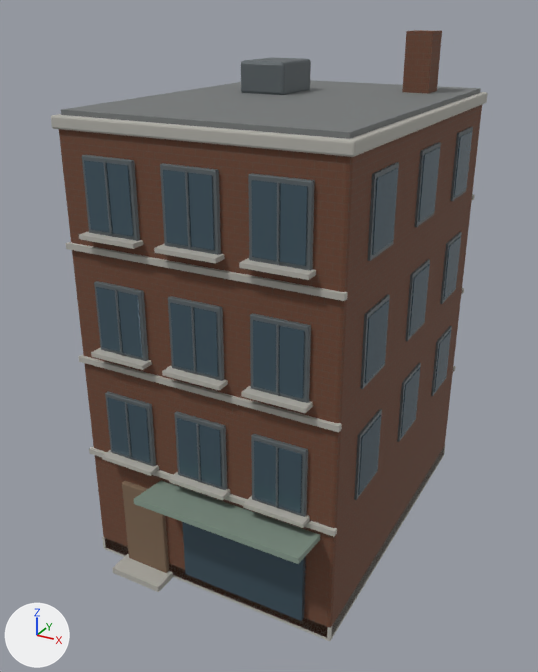
Renders of the glTF model assets/pilot/brick-shop.glb from each side of a commit.
Before and after are seen from a camera (50 mm lens) standing at (7.48, -14.75, 11.95) and looking at (-0.31, -0.61, 4.88). Arrows for +X, +Y and +Z are at lower left; the lights stay in place. The first picture is the older version.

Names of what the first picture shows: 'brick-shop'.
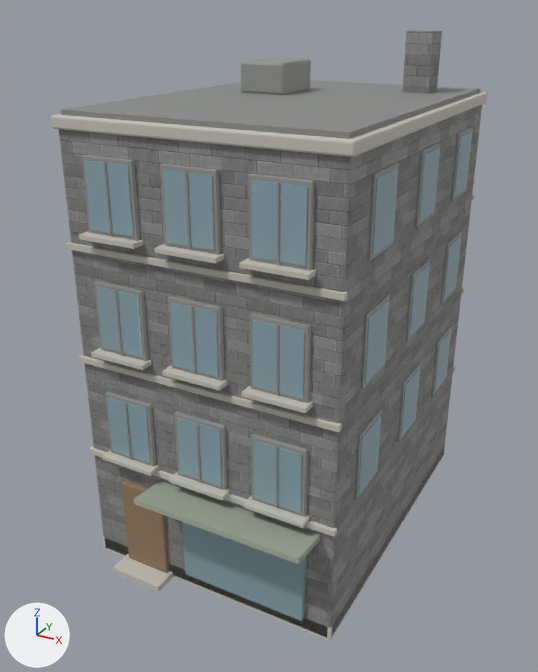
What differs and where, as boxes [x1, y1, x2, y2] in the pictures (538 x 672 px):
'brick-shop', surface changed, recoloured (lighter): [51, 30, 488, 641] in both

Edits to the bpy script that builds the scene:
```text
Add img_brick:
    img_brick = load_image('brick', '_unpacked/brick', 512, 512, 'sRGB')
Add img_brick_shopfacadenormal512:
    img_brick_shopfacadenormal512 = load_image('brick-shopFacadeNormal512', '_unpacked/brick-shopFacadeNormal512', 512, 512, 'Non-Color')
Change mat_brick_shopfacade:
    where n0 = _N.new('ShaderNodeBsdfPrincipled'); n0.name = 'Principled BSDF'
    n0.inputs[2].default_value: 0.8 -> 0.85  # 'Roughness'
    where n2 = _N.new('ShaderNodeTexImage'); n2.name = 'Image Texture'
    n2.image: img_brick_shopfacadealbedo -> img_brick
    add n3 = _N.new('ShaderNodeNormalMap'); n3.name = 'Normal Map'
    add n3.uv_map = 'UVMap'
    add n3.inputs[0].default_value = 0.4  # 'Strength'
    add n4 = _N.new('ShaderNodeTexImage'); n4.name = 'Image Texture.001'
    add n4.image = img_brick_shopfacadenormal512
    add _L.new(n3.outputs[0], n0.inputs[5])  # 'Normal' to 'Normal'
    add _L.new(n4.outputs[0], n3.inputs[1])  # 'Color' to 'Color'
Change mat_limestone:
    mat_limestone.base_color: (0.45, 0.44, 0.4) -> (0.58, 0.56, 0.5)  # grey #b3b1aa -> light grey #c8c5bc
Change mat_roof:
    mat_roof.base_color: (0.17, 0.18, 0.18) -> (0.25, 0.26, 0.25)  # grey #737676 -> grey #898b89
Change mat_frames:
    mat_frames.base_color: (0.12, 0.14, 0.15) -> (0.31, 0.32, 0.3)  # dark grey #61696c -> grey #979995
Change mat_glass:
    mat_glass.base_color: (0.085, 0.14, 0.18) -> (0.3, 0.43, 0.49)  # dark blue #526976 -> greyish cyan #95afba
    mat_glass.metallic: 0.5 -> 0.15
Change mat_timber:
    mat_timber.base_color: (0.2, 0.13, 0.08) -> (0.3, 0.2, 0.12)  # brown #7c6550 -> brown #957c61
Change mat_canvas:
    mat_canvas.base_color: (0.21, 0.28, 0.23) -> (0.35, 0.4, 0.32)  # grey #7e9084 -> grey #a0aa99
```
